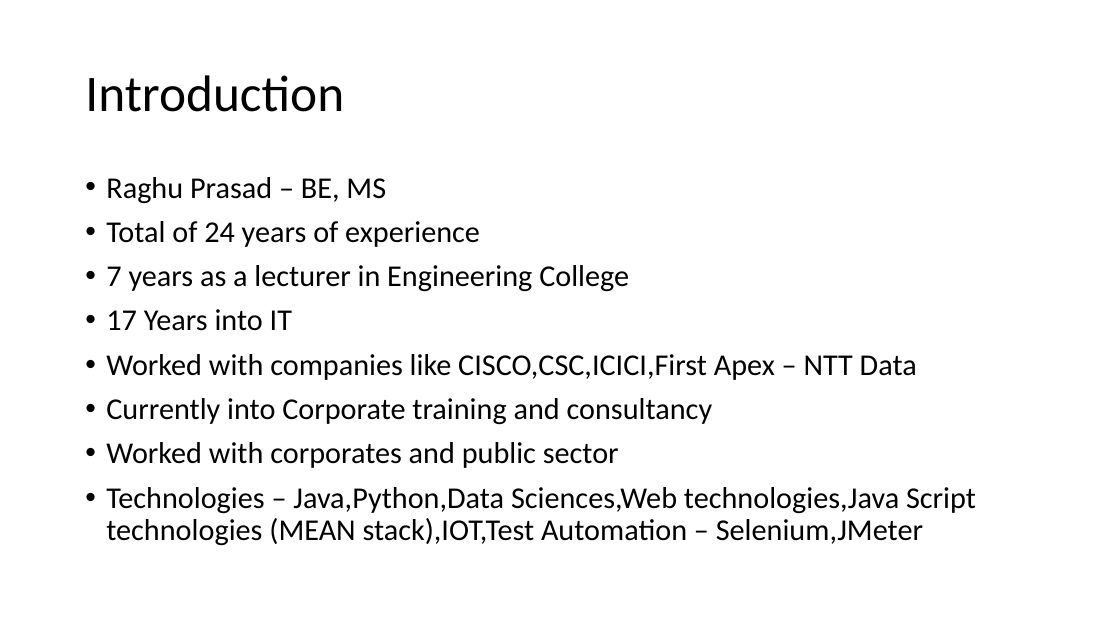
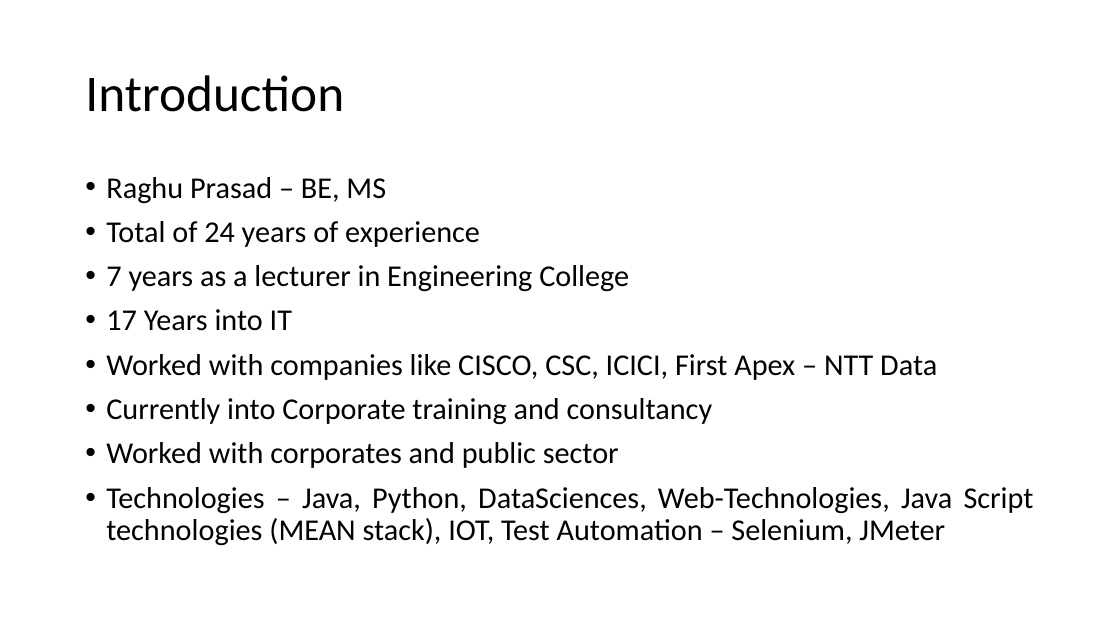
Before and after one commit to raghuprasadks/acharyafullstackfdp, a slide deck: slide 2 of day1/presentation/servletandjsp.pptx. Drawn at 1120x630 pixels with LibreOffice and Linux fonts; fonts in the diff are those of the drawing. Boxes give left, top, right and bottom in pixels: in the first picture for what was removed or moved away, otherwise in the second. Text is boxed around its words. In the diff, an @@ line names an element or a change of style, - is before the commit and + after.

```diff
--- a/day1/presentation/servletandjsp.pptx
+++ b/day1/presentation/servletandjsp.pptx
@@ text at <box>106,177,713,468</box>: alignment left to justified @@
@@ text at <box>106,354,937,380</box>: text changed @@
-• Worked with companies like CISCO,CSC,ICICI,First Apex – NTT Data
+• Worked with companies like CISCO, CSC, ICICI, First Apex – NTT Data
@@ text at <box>106,487,1034,546</box>: text changed @@
-• Technologies – Java,Python,Data Sciences,Web technologies,Java Script technologies (MEAN stack),IOT,Test Automation – Selenium,JMeter
+• Technologies – Java, Python, DataSciences, Web-Technologies, Java Script technologies (MEAN stack), IOT, Test Automation – Selenium, JMeter
```
Also in this commit, not shown: 26 other slides changed, 2 other files.
